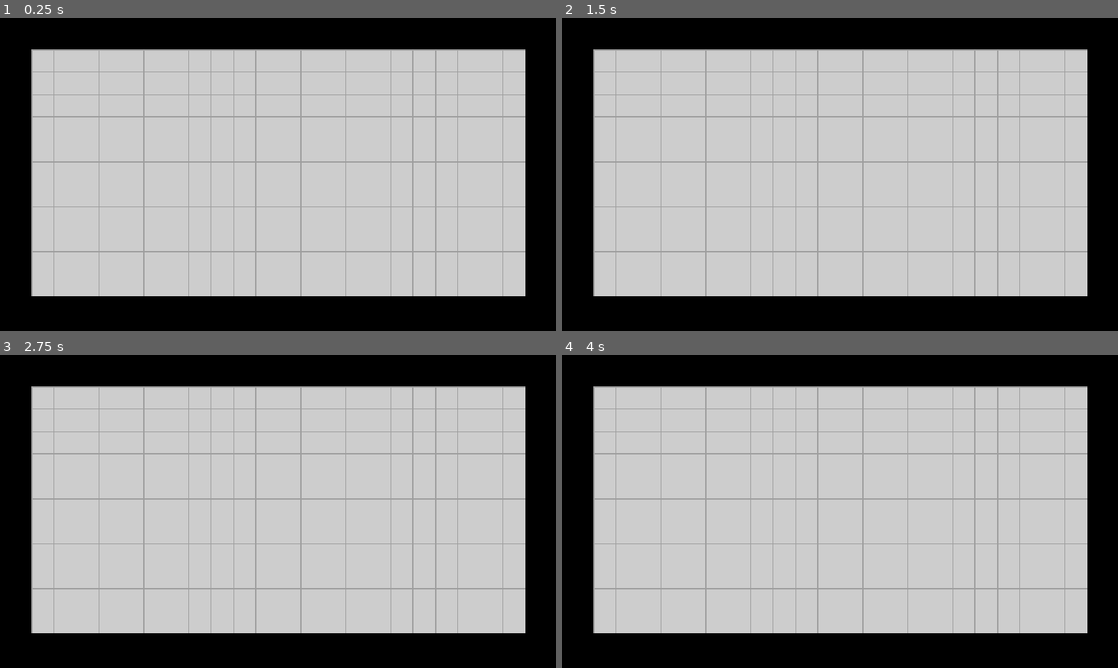
Above: before the commit, frames 1-4 (two rows, left to right).
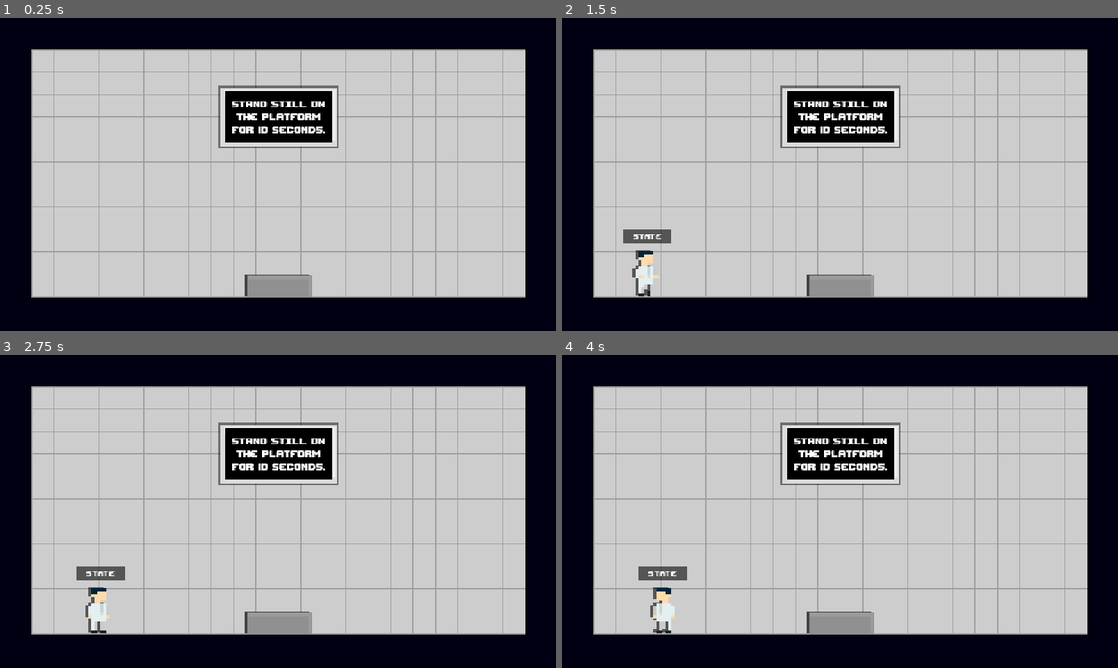
Above: after the commit, the same moments.

Repository: zt1ier/game-jam
Game: Godot game, scene res://levels/one/level_one.tscn
Same seed, same stepped clock (60 frames per second), same inputs: the game is played once before the commit and once after it. Before the commit the project starts from res://levels/level.tscn.
Inputs:
- Up to frame 1 (0.25 s): no input
- Up to frame 2 (1.5 s): tap Enter at 0.5 s; hold D (move_right) from 0.53 s (still down); tap W (jump) at 0.6, 0.77, 1.07, 1.35 s
- Up to frame 3 (2.75 s): tap W (jump) at 1.52, 1.82, 2.1 s; tap Space at 2 s; release D (move_right) at 2.03 s; hold A (move_left) from 2.03 s (still down)
- Up to frame 4 (4 s): tap Enter at 2.75 s; release A (move_left) at 2.78 s; hold D (move_right) from 2.78 s (still down); tap W (jump) at 2.85, 3.02, 3.32, 3.6, 3.77 s; tap Space at 3.5 s

The runs differ from the first frame. In frame 1, 4.9% of the frame differs, in the area x 5-95%, y 21-90%; in frame 2, 5.7%; in frame 3, 5.7%; in frame 4, 5.7%.

Commit message:
First level complete

Diff:
--- a/gmtk/2025/assets/icon.svg
+++ /dev/null
@@ -1 +0,0 @@
-<svg xmlns="http://www.w3.org/2000/svg" width="128" height="128"><rect width="124" height="124" x="2" y="2" fill="#363d52" stroke="#212532" stroke-width="4" rx="14"/><g fill="#fff" transform="translate(12.322 12.322)scale(.101)"><path d="M105 673v33q407 354 814 0v-33z"/><path fill="#478cbf" d="m105 673 152 14q12 1 15 14l4 67 132 10 8-61q2-11 15-15h162q13 4 15 15l8 61 132-10 4-67q3-13 15-14l152-14V427q30-39 56-81-35-59-83-108-43 20-82 47-40-37-88-64 7-51 8-102-59-28-123-42-26 43-46 89-49-7-98 0-20-46-46-89-64 14-123 42 1 51 8 102-48 27-88 64-39-27-82-47-48 49-83 108 26 42 56 81zm0 33v39c0 276 813 276 814 0v-39l-134 12-5 69q-2 10-14 13l-162 11q-12 0-16-11l-10-65H446l-10 65q-4 11-16 11l-162-11q-12-3-14-13l-5-69z"/><path d="M483 600c0 34 58 34 58 0v-86c0-34-58-34-58 0z"/><circle cx="725" cy="526" r="90"/><circle cx="299" cy="526" r="90"/></g><g fill="#414042" transform="translate(12.322 12.322)scale(.101)"><circle cx="307" cy="532" r="60"/><circle cx="717" cy="532" r="60"/></g></svg>
--- a/gmtk/2025/levels/level.gd
+++ b/gmtk/2025/levels/level.gd
@@ -11,9 +11,13 @@
 @onready var before: Marker2D = $IntroPositions/Before
 @onready var after: Marker2D = $IntroPositions/After
 
+@onready var display_screen: DisplayScreen = $DisplayScreen
+
 
 func _ready() -> void:
-	_intro_sequence()
+	GameManager.tree = get_tree()
+
+	await _intro_sequence()
 
 
 func _intro_sequence() -> void:
@@ -21,15 +25,58 @@
 
 	player.global_position = before.global_position
 	await _player_walking()
+	await _player_turning()
 
 	GameManager.intro_sequence = false
 
 
 func _player_walking() -> void:
-	while player.global_position != after.global_position:
-		player.global_position = lerp(
-			player.global_position,
-			after.global_position,
-			player.speed * get_physics_process_delta_time())
-		player.animation.play("WALKING")
+	var speed := player.speed * 0.4
+	var threshold := 2.0
+
+	# slower walking speed
+	player.main_anim.speed_scale = 0.5
+	player.shadow_anim.speed_scale = 0.5
+
+	player.main_anim.frame = 0
+	player.shadow_anim.frame = 0
+
+	player.main_anim.play("WALKING")
+	player.shadow_anim.play("WALKING")
+
+	while player.global_position.distance_to(after.global_position) > threshold:
+		var direction := (after.global_position - player.global_position).normalized()
+		player.global_position += direction * speed * get_physics_process_delta_time()
+
 		await get_tree().process_frame
+
+	# snap to target after reaching threshold
+	player.global_position = after.global_position
+
+	# animation stuff
+	player.main_anim.play("IDLE")
+	player.shadow_anim.play("IDLE")
+
+	player.main_anim.pause()
+	player.shadow_anim.pause()
+
+	# reset walking speed
+	player.main_anim.speed_scale = 1.0
+	player.shadow_anim.speed_scale = 1.0
+
+
+func _player_turning() -> void:
+	await get_tree().create_timer(1.5).timeout
+
+	player.main_anim.flip_h = true
+	player.shadow_anim.flip_h = true
+
+	await get_tree().create_timer(1.5).timeout
+
+	player.main_anim.flip_h = false
+	player.shadow_anim.flip_h = false
+
+	await get_tree().create_timer(1.0).timeout
+
+	player.main_anim.play("IDLE")
+	player.shadow_anim.play("IDLE")
--- a/gmtk/2025/levels/level.tscn
+++ b/gmtk/2025/levels/level.tscn
@@ -1,8 +1,10 @@
-[gd_scene load_steps=4 format=3 uid="uid://cbhr4t2ek48mh"]
+[gd_scene load_steps=6 format=3 uid="uid://cbhr4t2ek48mh"]
 
 [ext_resource type="Script" uid="uid://cbg24qgrpsvum" path="res://levels/level.gd" id="1_cwqvt"]
 [ext_resource type="PackedScene" uid="uid://dudkbpbehh0tc" path="res://scenes/environment.tscn" id="1_hjsbj"]
 [ext_resource type="PackedScene" uid="uid://dtv5v5yq4qoer" path="res://scenes/player.tscn" id="2_cwqvt"]
+[ext_resource type="PackedScene" uid="uid://cy6m30mr0k6ju" path="res://scenes/display_screen.tscn" id="4_safpt"]
+[ext_resource type="Script" uid="uid://b0318ioipw2bs" path="res://scripts/display_screen.gd" id="5_gjl0y"]
 
 [node name="Level" type="Node2D" node_paths=PackedStringArray("player")]
 script = ExtResource("1_cwqvt")
@@ -19,34 +21,36 @@
 [node name="Background1" type="ColorRect" parent="BlackWallThing"]
 offset_right = 64.0
 offset_bottom = 648.0
-color = Color(0, 0, 0, 1)
+color = Color(0, 0, 0.0705882, 1)
 
 [node name="Background2" type="ColorRect" parent="BlackWallThing"]
 offset_left = 1088.0
 offset_right = 1152.0
 offset_bottom = 648.0
-color = Color(0, 0, 0, 1)
+color = Color(0, 0, 0.0705882, 1)
 
 [node name="Background3" type="ColorRect" parent="BlackWallThing"]
 offset_left = 1088.0
-offset_top = 575.0
-offset_right = 1161.0
-offset_bottom = 1599.0
+offset_top = 577.0
+offset_right = 1159.0
+offset_bottom = 1601.0
 rotation = 1.57079
-color = Color(0, 0, 0, 1)
+color = Color(0, 0, 0.0705882, 1)
 
 [node name="Background4" type="ColorRect" parent="BlackWallThing"]
 offset_left = 1088.0
 offset_right = 1152.0
 offset_bottom = 1024.0
 rotation = 1.57079
-color = Color(0, 0, 0, 1)
+color = Color(0, 0, 0.0705882, 1)
 
 [node name="IntroPositions" type="Node2D" parent="."]
-position = Vector2(376, -96)
 
 [node name="Before" type="Marker2D" parent="IntroPositions"]
 position = Vector2(-64, 576)
 
 [node name="After" type="Marker2D" parent="IntroPositions"]
-position = Vector2(176, 576)
+position = Vector2(208, 576)
+
+[node name="DisplayScreen" parent="." instance=ExtResource("4_safpt")]
+script = ExtResource("5_gjl0y")
--- a/gmtk/2025/levels/one/level_one.gd
+++ b/gmtk/2025/levels/one/level_one.gd
@@ -1 +1,32 @@
-class_name LevelOne extends Node2D
+class_name LevelOne extends Level
+
+
+var task_id: int = 0   # increments every time a new countdown starts
+
+
+func _on_platform_area_body_entered(player: Player) -> void:
+	task_id += 1
+	var my_id := task_id
+
+	display_screen.screen.color = Color.BLACK
+
+	var start_time := display_screen.time
+	var elapsed := 0.0
+
+	while my_id == task_id and elapsed < start_time:
+		display_screen.display_time(start_time - elapsed)
+		await get_tree().create_timer(1.0).timeout
+		elapsed += 1.0
+
+	if my_id == task_id and player.direction != 0.0:
+		display_screen.correct()
+	elif my_id == task_id and player.direction == 0.0:
+		await get_tree().create_timer(1.0).timeout
+		display_screen.incorrect()
+
+func _on_platform_area_body_exited(player: Player) -> void:
+	display_screen.screen.color = Color.BLACK
+
+	task_id += 1   # invalidate any running countdown loop
+	await get_tree().create_timer(1.0).timeout
+	display_screen.display_text(display_screen.text)
--- /dev/null
+++ b/gmtk/2025/levels/one/level_one.tscn
@@ -0,0 +1,67 @@
+[gd_scene load_steps=5 format=3 uid="uid://bdf65keewo64f"]
+
+[ext_resource type="PackedScene" uid="uid://cbhr4t2ek48mh" path="res://levels/level.tscn" id="1_f4ltd"]
+[ext_resource type="Script" uid="uid://cklvlnq4d6x30" path="res://levels/one/level_one.gd" id="2_4rtqn"]
+
+[sub_resource type="RectangleShape2D" id="RectangleShape2D_4rtqn"]
+size = Vector2(135, 45)
+
+[sub_resource type="RectangleShape2D" id="RectangleShape2D_iplyh"]
+size = Vector2(135, 9)
+
+[node name="LevelOne" instance=ExtResource("1_f4ltd")]
+script = ExtResource("2_4rtqn")
+
+[node name="PlatformDropShadow" type="ColorRect" parent="." index="1"]
+offset_left = 506.0
+offset_top = 530.0
+offset_right = 641.0
+offset_bottom = 576.0
+color = Color(0, 0, 0, 0.67451)
+
+[node name="Platform" type="StaticBody2D" parent="." index="5"]
+position = Vector2(-21, 0)
+
+[node name="Platform" type="ColorRect" parent="Platform" index="0"]
+offset_left = 532.0
+offset_top = 532.0
+offset_right = 667.0
+offset_bottom = 577.0
+color = Color(0.563626, 0.563626, 0.563626, 1)
+
+[node name="Platform2" type="ColorRect" parent="Platform/Platform" index="0"]
+layout_mode = 0
+offset_left = 127.0
+offset_top = 2.0
+offset_right = 133.0
+offset_bottom = 43.0
+color = Color(0.606626, 0.606626, 0.606626, 1)
+
+[node name="Platform3" type="ColorRect" parent="Platform/Platform" index="1"]
+layout_mode = 0
+offset_left = 127.0
+offset_top = 2.0
+offset_right = 133.0
+offset_bottom = 127.0
+rotation = 1.57079
+color = Color(0.606626, 0.606626, 0.606626, 1)
+
+[node name="CollisionShape2D" type="CollisionShape2D" parent="Platform" index="1"]
+visible = false
+position = Vector2(599.5, 554.5)
+shape = SubResource("RectangleShape2D_4rtqn")
+
+[node name="PlatformAreaDetect" type="Area2D" parent="." index="6"]
+position = Vector2(-21, 0)
+
+[node name="CollisionShape2D" type="CollisionShape2D" parent="PlatformAreaDetect" index="0"]
+position = Vector2(599.5, 533.5)
+shape = SubResource("RectangleShape2D_iplyh")
+
+[node name="DisplayScreen" parent="." index="7"]
+time = 10.0
+text = "Stand still on the platform for 10 seconds."
+text_display_time = 10.0
+
+[connection signal="body_entered" from="PlatformAreaDetect" to="." method="_on_platform_area_body_entered"]
+[connection signal="body_exited" from="PlatformAreaDetect" to="." method="_on_platform_area_body_exited"]
--- a/gmtk/2025/project.godot
+++ b/gmtk/2025/project.godot
@@ -11,9 +11,8 @@
 [application]
 
 config/name="Subroutine"
-run/main_scene="uid://cbhr4t2ek48mh"
+run/main_scene="uid://bdf65keewo64f"
 config/features=PackedStringArray("4.4", "GL Compatibility")
-config/icon="res://assets/icon.svg"
 
 [autoload]
 
@@ -22,6 +21,10 @@
 [display]
 
 window/stretch/mode="canvas_items"
+
+[gui]
+
+theme/custom_font="uid://bjwb77e6big3j"
 
 [input]
 
--- /dev/null
+++ b/gmtk/2025/scenes/display_screen.tscn
@@ -0,0 +1,63 @@
+[gd_scene load_steps=2 format=3 uid="uid://cy6m30mr0k6ju"]
+
+[ext_resource type="Script" uid="uid://b0318ioipw2bs" path="res://scripts/display_screen.gd" id="1_acloy"]
+
+[node name="DisplayScreen" type="Control"]
+layout_mode = 3
+anchors_preset = 0
+offset_left = -21.0
+offset_right = 19.0
+offset_bottom = 40.0
+script = ExtResource("1_acloy")
+
+[node name="DropShadow" type="ColorRect" parent="."]
+layout_mode = 0
+offset_left = 472.0
+offset_top = 139.0
+offset_right = 722.0
+offset_bottom = 269.0
+color = Color(0, 0, 0, 0.470588)
+
+[node name="Frame" type="ColorRect" parent="."]
+layout_mode = 0
+offset_left = 477.0
+offset_top = 144.0
+offset_right = 719.0
+offset_bottom = 264.0
+color = Color(0.857501, 0.857501, 0.857501, 1)
+
+[node name="Highlight" type="ColorRect" parent="Frame"]
+layout_mode = 0
+offset_left = 8.0
+offset_top = 4.0
+offset_right = 238.0
+offset_bottom = 20.0
+color = Color(0.926806, 0.926806, 0.926806, 1)
+
+[node name="Highlight2" type="ColorRect" parent="Frame"]
+layout_mode = 0
+offset_left = 14.0
+offset_top = 20.0
+offset_right = 238.0
+offset_bottom = 109.0
+color = Color(0.926806, 0.926806, 0.926806, 1)
+
+[node name="Screen" type="ColorRect" parent="."]
+layout_mode = 0
+offset_left = 487.0
+offset_top = 152.0
+offset_right = 709.0
+offset_bottom = 256.0
+color = Color(0, 0, 0, 1)
+
+[node name="Label" type="Label" parent="."]
+layout_mode = 0
+offset_left = 487.0
+offset_top = 152.0
+offset_right = 709.0
+offset_bottom = 256.0
+theme_override_font_sizes/font_size = 25
+text = "Stand still on the platform for 10 seconds."
+horizontal_alignment = 1
+vertical_alignment = 1
+autowrap_mode = 3
--- a/gmtk/2025/scenes/environment.tscn
+++ b/gmtk/2025/scenes/environment.tscn
@@ -14,7 +14,7 @@
 offset_left = 64.0
 offset_top = 64.0
 offset_right = 747.0
-offset_bottom = 405.0
+offset_bottom = 406.0
 scale = Vector2(1.5, 1.5)
 texture = ExtResource("1_bc5iu")
 stretch_mode = 1
--- a/gmtk/2025/scenes/player.tscn
+++ b/gmtk/2025/scenes/player.tscn
@@ -1,9 +1,9 @@
 [gd_scene load_steps=15 format=3 uid="uid://dtv5v5yq4qoer"]
 
 [ext_resource type="Script" uid="uid://dkqecjqx7wklr" path="res://scripts/player.gd" id="1_onrkg"]
-[ext_resource type="Texture2D" uid="uid://bu6u7aiiorwx5" path="res://assets/player-jump-fall.png" id="2_dqkch"]
-[ext_resource type="Texture2D" uid="uid://b7smojlvj1umf" path="res://assets/player-idle.png" id="2_g2els"]
-[ext_resource type="Texture2D" uid="uid://dsl3fgn1hpod4" path="res://assets/player-walk.png" id="3_qhqgy"]
+[ext_resource type="Texture2D" uid="uid://bu6u7aiiorwx5" path="res://assets/player/player-jump-fall.png" id="2_dqkch"]
+[ext_resource type="Texture2D" uid="uid://b7smojlvj1umf" path="res://assets/player/player-idle.png" id="2_g2els"]
+[ext_resource type="Texture2D" uid="uid://dsl3fgn1hpod4" path="res://assets/player/player-walk.png" id="3_qhqgy"]
 
 [sub_resource type="AtlasTexture" id="AtlasTexture_ur7pv"]
 atlas = ExtResource("2_dqkch")
@@ -90,12 +90,18 @@
 [node name="Player" type="CharacterBody2D" groups=["Player"]]
 script = ExtResource("1_onrkg")
 
-[node name="AnimatedSprite2D" type="AnimatedSprite2D" parent="."]
+[node name="DropShadowSprite" type="AnimatedSprite2D" parent="."]
+modulate = Color(0, 0, 0, 0.588235)
+position = Vector2(-5, -41.5)
+scale = Vector2(5, 5)
+sprite_frames = SubResource("SpriteFrames_sweqy")
+animation = &"IDLE"
+
+[node name="MainAnimationSprite" type="AnimatedSprite2D" parent="."]
 position = Vector2(0, -40)
 scale = Vector2(5, 5)
 sprite_frames = SubResource("SpriteFrames_sweqy")
-animation = &"WALKING"
-frame_progress = 0.169556
+animation = &"IDLE"
 
 [node name="CollisionShape2D" type="CollisionShape2D" parent="."]
 visible = false
@@ -112,6 +118,7 @@
 [node name="StateLabel" type="Label" parent="State"]
 layout_mode = 0
 offset_right = 80.0
-offset_bottom = 23.0
+offset_bottom = 24.0
 text = "State"
 horizontal_alignment = 1
+vertical_alignment = 1
--- /dev/null
+++ b/gmtk/2025/scripts/display_screen.gd
@@ -0,0 +1,72 @@
+class_name DisplayScreen extends Control
+
+
+@export_group("Time")
+@export var time: float = 0.0
+
+@export_group("Text")
+@export_multiline var text: String = ""
+@export var text_display_time: float = 5.0
+
+
+const LOOP_HINTS: Array[String] = [
+	"Try again.",
+	"Incorrect.",
+	"Please comply.",
+	"It’s okay to make mistakes.",
+	"Are you doing this on purpose?",
+]
+
+
+@onready var label: Label = $Label
+@onready var screen: ColorRect = $Screen
+
+
+func _ready() -> void:
+	reset_display()
+
+
+func reset_display() -> void:
+	display_text(text)
+	if time == 0.0:
+		return
+
+	await get_tree().create_timer(text_display_time).timeout
+
+	if time != 0.0:
+		display_time(time)
+
+
+func display_time(t: float) -> void:
+	label.add_theme_font_size_override("font_size", 70)
+
+	var total_seconds := int(t)
+	var minutes := total_seconds / 60
+	var seconds := total_seconds % 60
+	label.text = "%02d:%02d" % [minutes, seconds]
+
+
+func display_text(t: String) -> void:
+	label.add_theme_font_size_override("font_size", 25)
+
+	label.text = t
+
+
+func correct() -> void:
+	if not label.text == "":
+		label.text = ""
+
+	await get_tree().create_timer(1.75).timeout
+
+	screen.color = Color.GREEN
+
+	await get_tree().create_timer(2.0).timeout
+
+	GameManager.next_level()
+
+
+func incorrect() -> void:
+	var hint = LOOP_HINTS.pick_random()
+	display_text(hint)
+
+	screen.color = Color("550000")
--- a/gmtk/2025/scripts/global/game_manager.gd
+++ b/gmtk/2025/scripts/global/game_manager.gd
@@ -1,4 +1,25 @@
 extends Node
 
 
+# level, scene path
+var levels: Dictionary[int, String] = {
+	1: "res://levels/one/level_one.tscn",
+}
+
 var intro_sequence: bool = false
+
+var current_level: int = 1
+
+var tree: SceneTree = null
+
+
+func next_level() -> void:
+	if tree == null:
+		printerr("game_manager autoload: 'tree' property is null")
+		return
+
+	current_level += 1
+	var level_scene = levels.get(current_level, levels.get(1))
+
+	tree.change_scene_to_file(level_scene)
+	print("game_manager autoload: changed scene to level %d" % current_level)
--- a/gmtk/2025/scripts/player.gd
+++ b/gmtk/2025/scripts/player.gd
@@ -21,7 +21,8 @@
 var direction: float = 0.0
 
 
-@onready var animation: AnimatedSprite2D = $AnimatedSprite2D
+@onready var main_anim: AnimatedSprite2D = $MainAnimationSprite
+@onready var shadow_anim: AnimatedSprite2D = $DropShadowSprite
 @onready var state_label: Label = $State/StateLabel
 
 
@@ -46,12 +47,14 @@
 
 	# handle horizontal flipping
 	if direction != 0:
-		animation.flip_h = direction < 0
+		main_anim.flip_h = direction < 0
+		shadow_anim.flip_h = direction < 0
 
 	# visual stuff
 	var state_name = STATE_NAMES.get(current_state, "IDLE")
 	state_label.text = state_name
-	animation.play(state_name)
+	main_anim.play(state_name)
+	shadow_anim.play(state_name)
 
 	# transition logic
 	if is_on_floor():
Not shown, removed: gmtk/2025/assets/player-walk.png.import
Renamed: gmtk/2025/assets/player-idle.png -> gmtk/2025/assets/player/player-idle.png
Not shown, changed: gmtk/2025/assets/player/player-idle.png.import
Renamed: gmtk/2025/assets/player-jump-fall.png -> gmtk/2025/assets/player/player-jump-fall.png
Not shown, changed: gmtk/2025/assets/player/player-jump-fall.png.import
Renamed: gmtk/2025/assets/player-walk.png -> gmtk/2025/assets/player/player-walk.png
Not shown, changed: gmtk/2025/assets/player/player-walk.png.import
Binary file added: gmtk/2025/assets/upheavtt.ttf
Not shown, added: gmtk/2025/assets/upheavtt.ttf.import
Not shown, added: gmtk/2025/scripts/display_screen.gd.uid
